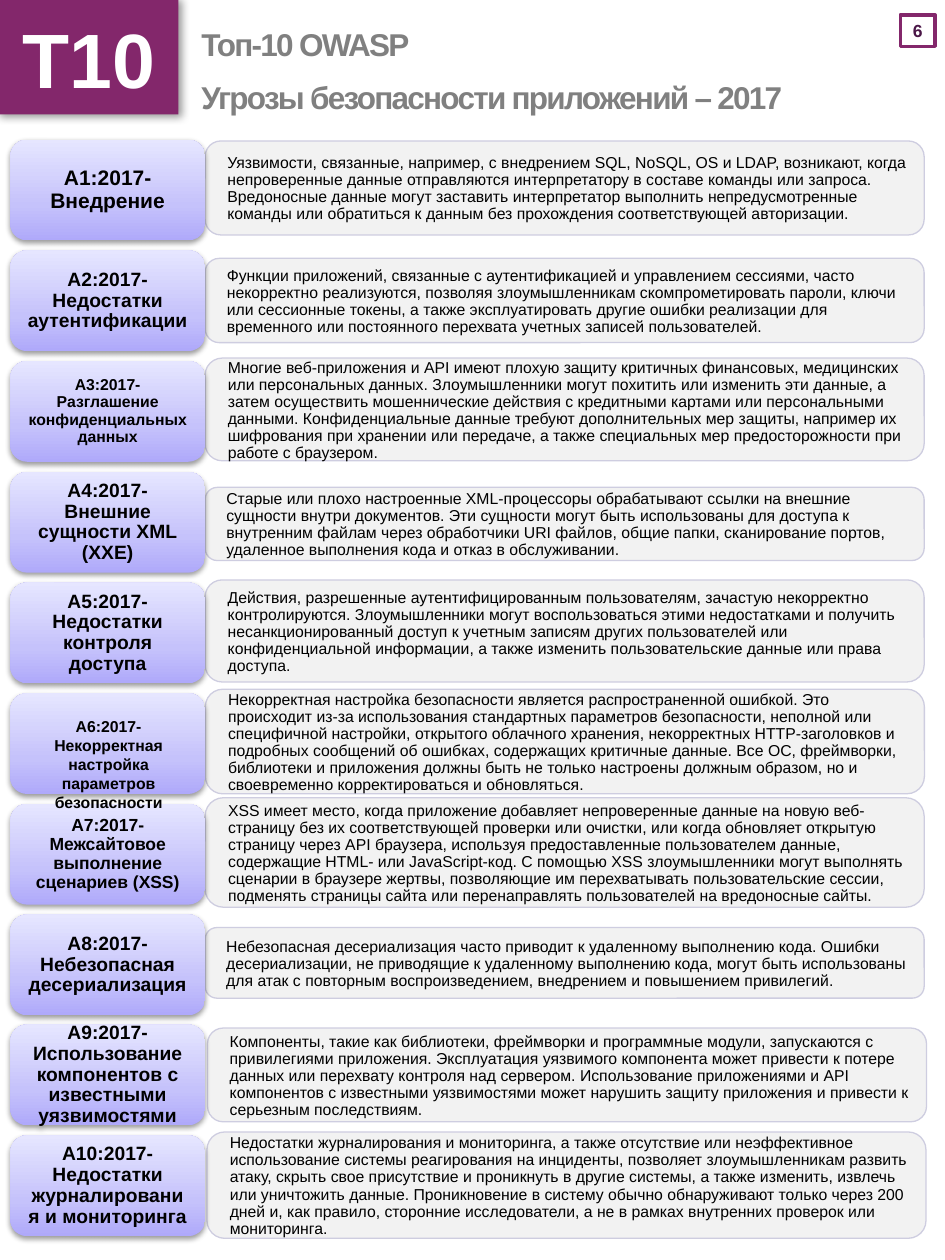
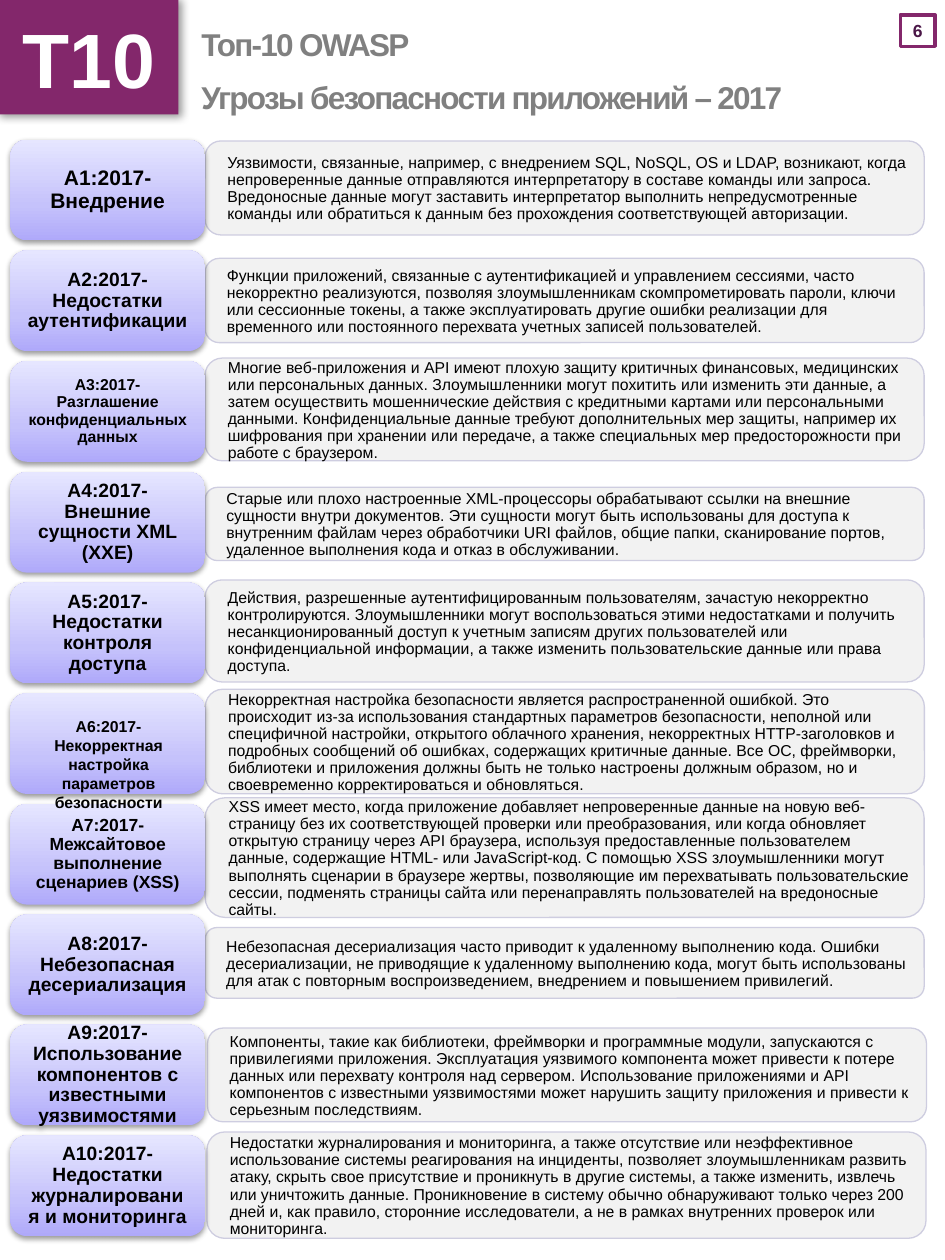
Before and after one commit to OWASP/Top10, a slide deck: slide 7 of 2017/OWASP Top 10-2017-ru.pptx. Drawn at 945x1260 pixels with LibreOffice and Linux fonts; fonts in the diff are those of the drawing. Boxes give left, top, right and bottom in pixels: in the first picture for what was removed or moved away, otherwise in the second. Text is boxed around its words. In the diff, an @@ line names an element or a change of style, - is before the commit and + after.

```diff
--- a/2017/OWASP Top 10-2017-ru.pptx
+++ b/2017/OWASP Top 10-2017-ru.pptx
@@ rounded rectangle "XSS имеет место, когда приложение ...": place and size @@
-rounded rectangle "XSS имеет место, когда приложение ..." at [205, 798, 925, 907]
+rounded rectangle "XSS имеет место, когда приложение ..." at [205, 798, 925, 917]
@@ text in rounded rectangle at [229, 800, 909, 915]: text changed @@
-  XSS имеет место, когда приложение добавляет непроверенные данные на новую веб-страницу без их соответствующей проверки или очистки, или когда обновляет открытую страницу через API браузера, используя предоставленные пользователем данные, содержащие HTML- или JavaScript-код. С помощью XSS злоумышленники могут выполнять сценарии в браузере жертвы, позволяющие им перехватывать пользовательские сессии, подменять страницы сайта или перенаправлять пользователей на вредоносные сайты.
+  XSS имеет место, когда приложение добавляет непроверенные данные на новую веб-страницу без их соответствующей проверки или преобразования, или когда обновляет открытую страницу через API браузера, используя предоставленные пользователем данные, содержащие HTML- или JavaScript-код. С помощью XSS злоумышленники могут выполнять сценарии в браузере жертвы, позволяющие им перехватывать пользовательские сессии, подменять страницы сайта или перенаправлять пользователей на вредоносные сайты.
```
Also in this commit, not shown: 6 other slides changed, 9 other files.
